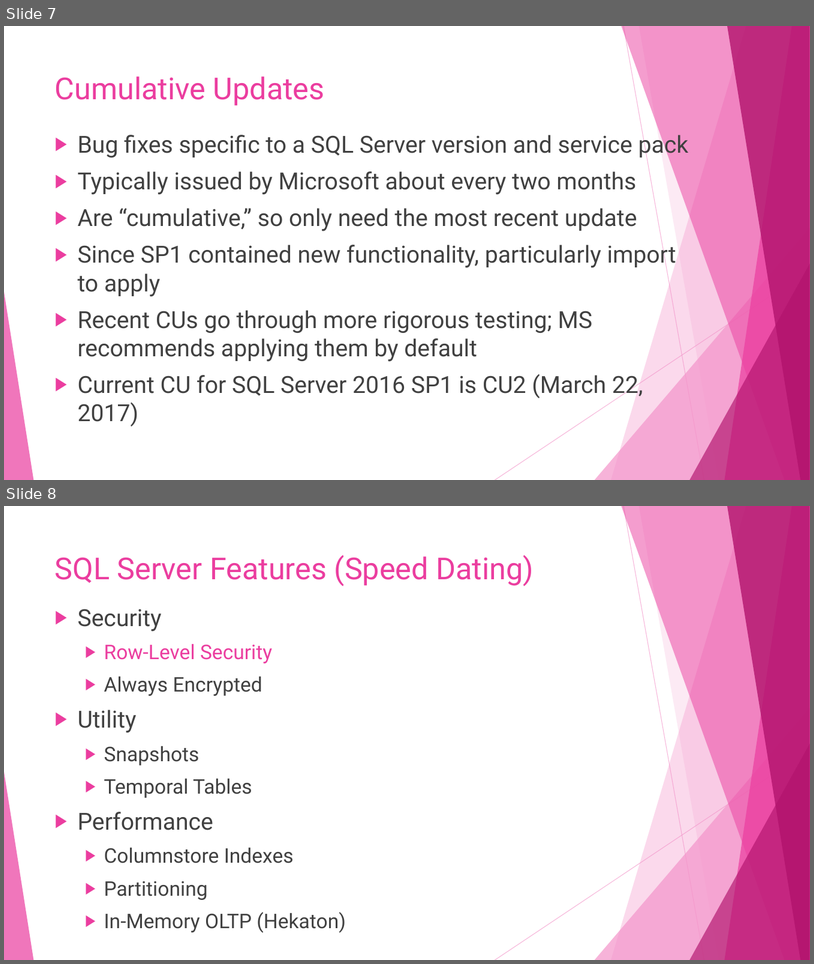
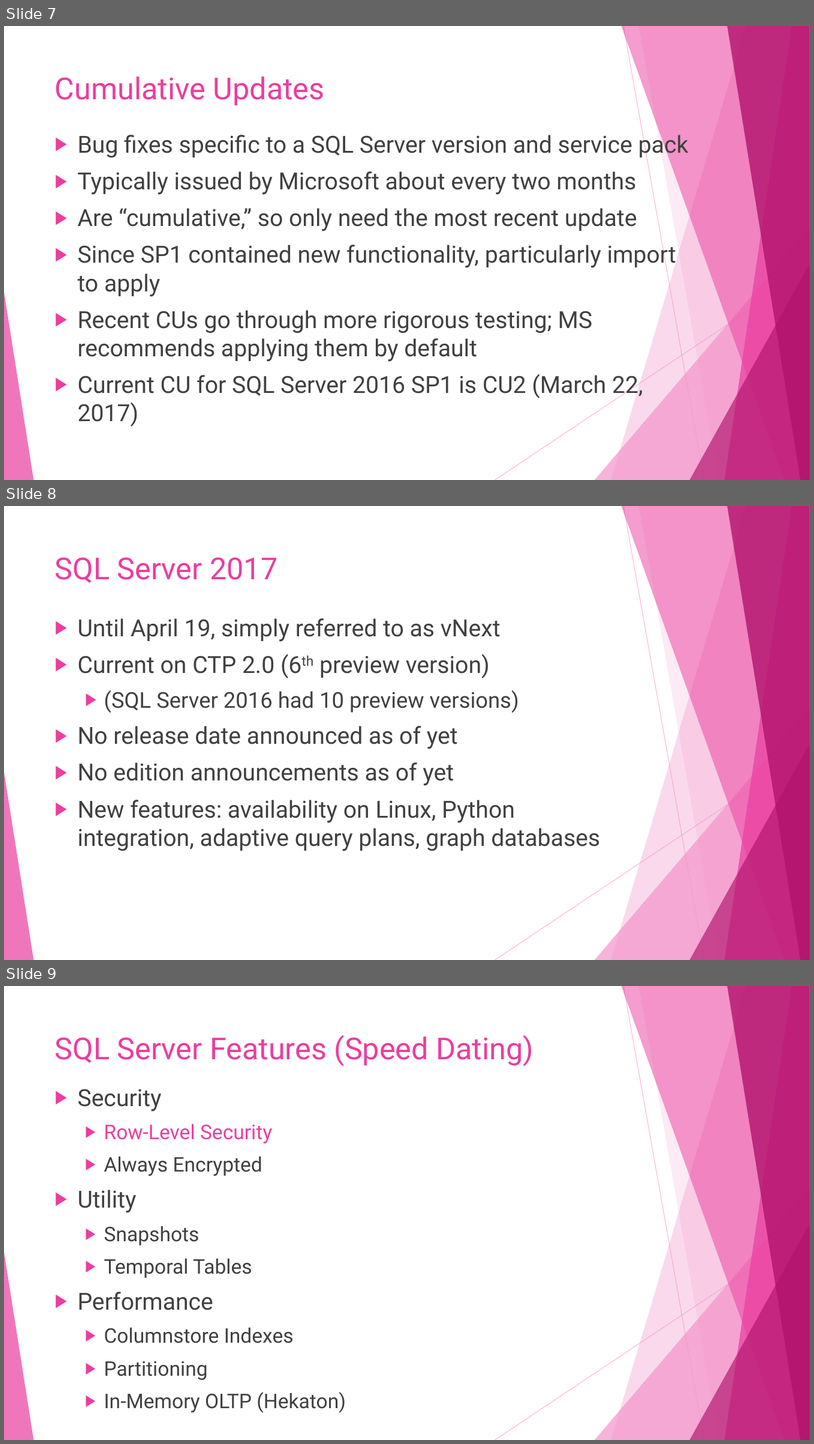
Before and after one commit to sqltran/SevenAwesomeSQLFeatures, a slide deck: AwesomeFreeSQLServerFeatures.pptx. Shown one above the other, each under a label of ours: slides 7 and 8 before the commit, slides 7, 8 and 9 after it. The pictures are 814x964 and 814x1444 pixels, drawn with LibreOffice and Linux fonts; fonts in the diff are those of the drawing. Boxes give left, top, right and bottom in pixels: in the first picture for what was removed or moved away, otherwise in the second. Text is boxed around its words. In the diff, an @@ line names an element or a change of style, - is before the commit and + after.

Commit message:
New slide for SQL Server 2017.

```diff
--- a/AwesomeFreeSQLServerFeatures.pptx
+++ b/AwesomeFreeSQLServerFeatures.pptx
@@ slide 8 added at bbox=[4, 506, 810, 960], background #FFFFFF; not listed: 10 template elements that a slide beside it also shows @@
@@ title added at bbox=[55, 557, 278, 583], 36 pt, text #EB3D9F @@
+SQL Server 2017
@@ text added at bbox=[78, 618, 600, 851], 28 pt, text #404040 @@
+▶ Until April 19, simply referred to as vNext
+▶ Current on CTP 2.0 (6th preview version)
+  ▶ (SQL Server 2016 had 10 preview versions)
+▶ No release date announced as of yet
+▶ No edition announcements as of yet
+▶ New features: availability on Linux, Python integration, adaptive query plans, graph databases
@@ what was slide 8 is now slide 9 @@
```
